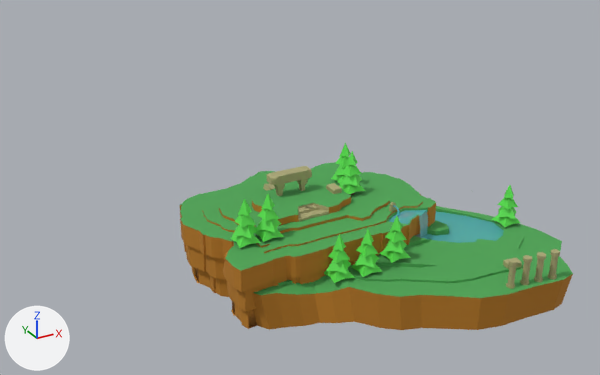
The FBX model Meshes/Blocking Nivell 1 Cel.fbx, before and after one commit.
Before and after are seen from a camera (50 mm lens) standing at (-35.0, -64.3, 39.7) and looking at (1.6, 2.3, 6.4). Every picture has the same lights, and +X, +Y and +Z are marked at lower left. Where no turn or scale is listed for an object, it has been applied to the vertices.

Names of what the first picture shows: 'BezierCurve', 'Column', 'Column.001', 'Column.002', 'Column.003', 'Island1', 'Monument', 'Plane', 'Stone.001', 'Tree', 'Tree.002', 'Tree.003', 'Tree.004', 'Tree.005', 'Tree.006', 'Tree.007'.
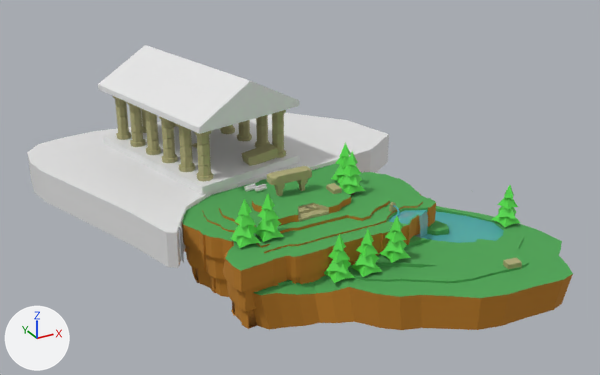
What differs and where, as boxes [x1, y1, x2, y2] in the pictures (600 x 375 px):
'BezierCurve.001', added
    after: [27, 113, 389, 268]
'Plane.002', added
    after: [98, 45, 299, 134]
'Plane.001', added
    after: [103, 121, 299, 195]
'Column.003', moved, rescaled
    before: [506, 259, 518, 289]
    after: [113, 96, 131, 140]
'Column.007', added
    after: [194, 131, 213, 182]
'Stone.001', moved, turned, rescaled
    before: [263, 184, 275, 191]
    after: [242, 143, 279, 166]
'Column.013', added
    after: [176, 124, 195, 172]
'Column.012', added
    after: [159, 116, 178, 163]
'Column.011', added
    after: [143, 109, 161, 155]
'Column.004', added
    after: [272, 110, 286, 158]
'Column.010', added
    after: [127, 102, 146, 147]
'Column.009', added
    after: [255, 115, 270, 148]
'Column.002', moved, rescaled
    before: [520, 255, 533, 285]
    after: [141, 108, 147, 133]
'Column.008', added
    after: [237, 120, 252, 141]
'Column.001', moved, rescaled
    before: [534, 252, 546, 282]
    after: [173, 122, 177, 127]
'Column', moved, rescaled (not visible afterwards)
    before: [548, 249, 560, 279]
'Column.006', added
    after: [220, 125, 235, 134]
'Cube.001', added
    after: [254, 184, 267, 192]
'Cube', added
    after: [244, 183, 256, 191]
'Stone.003', added
    after: [192, 143, 197, 148]

Edits to the bpy script that builds the scene:
```text
Add me_plane_006:
    me_plane_006.from_pydata([(-4.0, -10.6, 0.0), (8.2, -7.9, 0.0), (-8.2, 7.9, 0.0), (4.0, 10.6, 0.0), (2.1, -9.2, 0.0), (-2.1, 9.2, 0.0), (-8.2, 7.9, 0.6), (-4.0, -10.6, 0.6), (2.1, -9.2, 3.9), (8.2, -7.9, 0.6), (4.0, 10.6, 0.6), (-2.1, 9.2, 3.9)], [], [(4, 5, 3, 1), (0, 2, 5, 4), (8, 9, 10, 11), (7, 8, 11, 6), (1, 3, 10, 9), (2, 0, 7, 6), (3, 5, 11, 10), (5, 2, 6, 11), (4, 1, 9, 8), (0, 4, 8, 7)])
Change ob_column_001:
    add ob_column_001.parent = ob_plane_001
    ob_column_001.location: (13.7, -18.81, 4.365) -> (0.245, 0.799, 1.214)
    ob_column_001.scale: (1.0, 1.0, 1.0) -> (0.228, 0.344, 1.0)
Change ob_column_002:
    add ob_column_002.parent = ob_plane_001
    ob_column_002.location: (12.28, -18.66, 4.365) -> (-0.245, 0.801, 1.214)
    ob_column_002.scale: (1.0, 1.0, 1.0) -> (0.228, 0.344, 1.0)
Change ob_column_003:
    add ob_column_003.parent = ob_plane_001
    ob_column_003.location: (10.82, -18.49, 4.365) -> (-0.752, 0.803, 1.214)
    ob_column_003.scale: (1.0, 1.0, 1.0) -> (0.228, 0.344, 1.0)
Change ob_stone_001:
    ob_stone_001.location: (-0.57, 2.6, 6.41) -> (0.16, 8.27, 8.09)
    ob_stone_001.rotation_euler: (0.0, 0.0, 0.0) -> (0.0, -0.391, 0.0)  # degrees (0, 0, 0) -> degrees (0, -22, 0)
    ob_stone_001.scale: (1.0, 1.0, 1.0) -> (1.17, 1.17, 1.17)
Change ob_column:
    add ob_column.parent = ob_plane_001
    ob_column.location: (15.16, -18.98, 4.365) -> (0.751, 0.797, 1.214)
    ob_column.scale: (1.0, 1.0, 1.0) -> (0.228, 0.344, 1.0)
Add ob_plane_001:
    ob_plane_001 = bpy.data.objects.new('Plane.001', me_plane_005_1)  # a box spanning x -1.0..1.0, y -1.0..1.0, z -0.38..0.0
    ob_plane_001.location = (-3.78, 15.46, 7.48)
    ob_plane_001.rotation_euler = (0.0, 0.0, 0.224)  # degrees (0, 0, 13)
    ob_plane_001.scale = (6.29, 9.49, 2.17)
Add ob_column_006:
    ob_column_006 = bpy.data.objects.new('Column.006', me_circle_010)  # 120 vertices, 113 faces; spans x -0.83..0.83, y -0.82..0.82, z -2.89..2.85; in mat_stone (beige #aca877)
    ob_column_006.location = (0.84, 17.93, 10.11)
Add ob_plane_002:
    ob_plane_002 = bpy.data.objects.new('Plane.002', me_plane_006)
    ob_plane_002.location = (-3.78, 15.46, 12.93)
Add ob_cube_001:
    ob_cube_001 = bpy.data.objects.new('Cube.001', me_cube_008)  # 23 vertices, 20 faces; spans x -0.59..0.59, y -0.197..0.197, z -0.242..0.242
    ob_cube_001.location = (-2.59, 2.61, 7.16)
Add ob_column_010:
    ob_column_010 = bpy.data.objects.new('Column.010', me_circle_013)  # 120 vertices, 113 faces; spans x -0.83..0.83, y -0.82..0.82, z -2.89..2.85; in mat_stone (beige #aca877)
    ob_column_010.location = (-9.44, 18.91, 10.11)
Add ob_column_009:
    ob_column_009 = bpy.data.objects.new('Column.009', me_circle_012)  # 120 vertices, 113 faces; spans x -0.83..0.83, y -0.82..0.82, z -2.89..2.85; in mat_stone (beige #aca877)
    ob_column_009.location = (2.19, 11.82, 10.11)
Add ob_stone_003:
    ob_stone_003 = bpy.data.objects.new('Stone.003', me_cube_005)  # 14 vertices, 9 faces; spans x -0.49..1.06, y -0.71..0.5, z -0.57..0.28; in mat_stone (beige #aca877)
    ob_stone_003.location = (-3.98, 15.31, 7.53)
Add ob_column_007:
    ob_column_007 = bpy.data.objects.new('Column.007', me_circle_008)  # 120 vertices, 113 faces; spans x -0.83..0.83, y -0.82..0.82, z -2.89..2.85; in mat_stone (beige #aca877)
    ob_column_007.location = (-6.71, 6.67, 10.11)
Add ob_column_004:
    ob_column_004 = bpy.data.objects.new('Column.004', me_circle_005)  # 120 vertices, 113 faces; spans x -0.83..0.83, y -0.82..0.82, z -2.89..2.85; in mat_stone (beige #aca877)
    ob_column_004.location = (2.51, 8.72, 10.11)
Add ob_cube:
    ob_cube = bpy.data.objects.new('Cube', me_cube_008.copy())
    ob_cube.location = (-3.24, 3.51, 6.98)
Add ob_column_008:
    ob_column_008 = bpy.data.objects.new('Column.008', me_circle_011)  # 120 vertices, 113 faces; spans x -0.83..0.83, y -0.82..0.82, z -2.89..2.85; in mat_stone (beige #aca877)
    ob_column_008.location = (1.5, 14.93, 10.11)
Add ob_column_011:
    ob_column_011 = bpy.data.objects.new('Column.011', me_circle_010.copy())
    ob_column_011.location = (-8.75, 15.8, 10.11)
Add ob_beziercurve_001:
    ob_beziercurve_001 = bpy.data.objects.new('BezierCurve.001', me_mesh_001_1)  # 52 vertices, 26 faces; spans x -35.8..2.6, y 15.1..44.5, z 0.0..3.5
    ob_beziercurve_001.location = (15.2, -16.71, 3.14)
Add ob_column_012:
    ob_column_012 = bpy.data.objects.new('Column.012', me_circle_011.copy())
    ob_column_012.location = (-8.08, 12.8, 10.11)
Add ob_column_013:
    ob_column_013 = bpy.data.objects.new('Column.013', me_circle_012.copy())
    ob_column_013.location = (-7.39, 9.69, 10.11)
```
